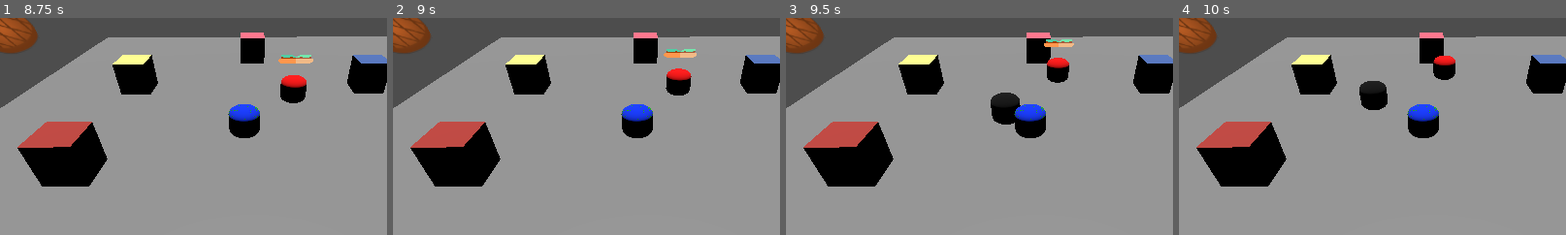
Above: before the commit, frames 1-4 (left to right).
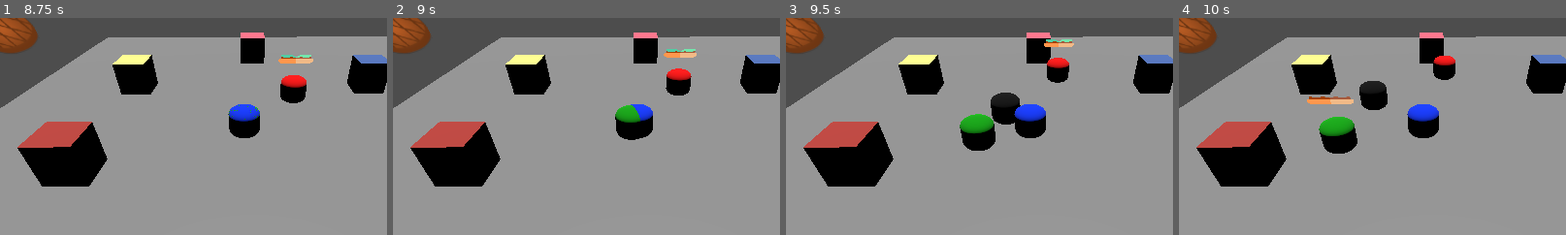
Above: after the commit, the same moments.

Repository: NathanBrx/Undercooked
Game: Godot game, scene res://node_3d.tscn
Same seed, same stepped clock (60 frames per second), same inputs: the game is played once before the commit and once after it.
Inputs:
- Up to frame 1 (8.75 s): no input
- Up to frame 2 (9 s): no input
- Up to frame 3 (9.5 s): no input
- Up to frame 4 (10 s): no input
The pictures show only the part of the screen within x 17-67%, y 13-63%; the shares and areas given below are measured in that part.

Frame 1 is identical in both runs. In frame 2, 0.6% of the frame differs, in the area x 57-68%, y 40-57%; in frame 3, 1.3%; in frame 4, 1.8%, in the area x 33-68%, y 36-63%.

Commit message:
[Chg] multi agen works

Diff:
--- a/main/game_manager.tscn
+++ b/main/game_manager.tscn
@@ -291,6 +291,7 @@
 [connection signal="fromage_ready" from="station_fromage_manager" to="station_frigo_manager" method="_on_station_fromage_manager_fromage_ready"]
 [connection signal="body_entered" from="station_fromage_manager/station_fromage/AreaFromage" to="station_fromage_manager" method="_on_area_fromage_body_entered"]
 [connection signal="body_entered" from="station_depot_manager/station_depot/AreaDepot" to="station_depot_manager" method="_on_area_depot_body_entered"]
+[connection signal="action_to" from="station_frigo_manager" to="Characters/MatBody" method="_on_station_frigo_manager_action_to"]
 [connection signal="action_to" from="station_frigo_manager" to="Characters/NatBody" method="_on_station_frigo_manager_action_to"]
 [connection signal="action_to" from="station_frigo_manager" to="Characters/IliBody" method="_on_station_frigo_manager_action_to"]
 [connection signal="action_to" from="station_frigo_manager" to="Characters/ArtBody" method="_on_station_frigo_manager_action_to"]
--- a/main/station_frigo_manager.gd
+++ b/main/station_frigo_manager.gd
@@ -31,7 +31,6 @@
 	Nat = list_agent[1]
 	Ili = list_agent[2]
 	Art = list_agent[3]
-	print(Mat)
 	etatAgents[Mat] = Mat.held_item
 	actionAgents[Mat] = Mat.next_action
 	etatAgents[Nat] = Nat.held_item
@@ -125,18 +124,13 @@
 				print(agent_actif,' : ',agent_actif.next_action,' & ', agent_actif.held_item)
 				action_to.emit(agent_actif,'gotoFridge')
 
-
-
 func _on_station_fromage_manager_fromage_ready() -> void:
 
 	fromage_ready = true
 	print(fromage_ready)
-	 # Replace with function body.
-
 
 func _on_station_salade_manager_salade_ready() -> void:
 	salade_ready = true
-
 
 func _on_station_pain_manager_pain_ready() -> void:
 	pain_ready = true
